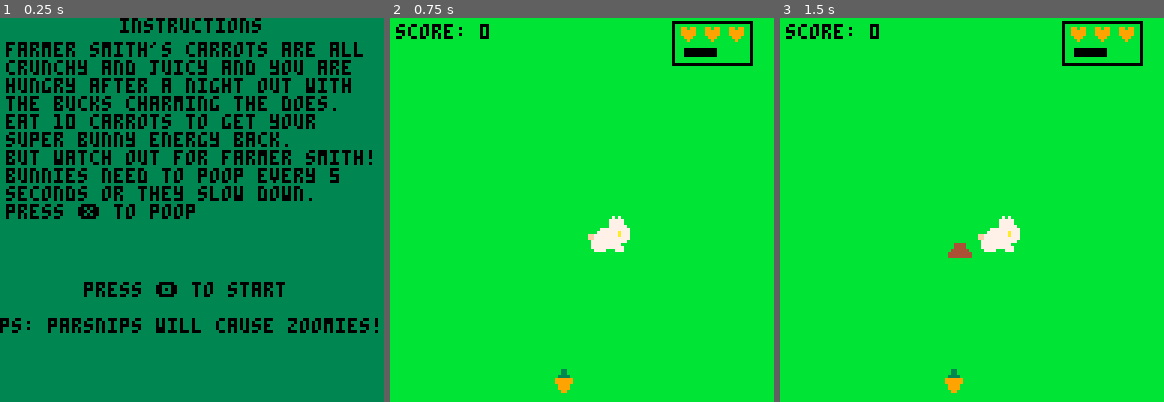
Above: before the commit, frames 1-3 (left to right).
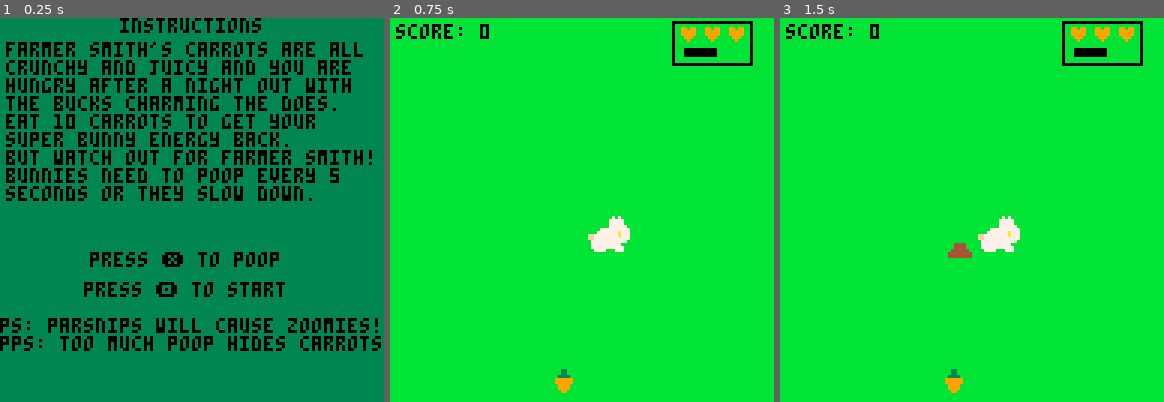
Above: after the commit, the same moments.

Repository: megamitts/megamitts
Game: PICO-8 cartridge bunnypoo.p8
Same seed, same stepped clock (60 frames per second), same inputs: the game is played once before the commit and once after it.
Inputs:
- Up to frame 1 (0.25 s): no input
- Up to frame 2 (0.75 s): tap X (X key) at 0.33 s; tap O (Z key) at 0.7 s
- Up to frame 3 (1.5 s): tap X (X key) at 1.07 s

The runs differ from the first frame. In frame 1, 3.2% of the frame differs, in the area x 0-100%, y 48-87%; in frame 2, nothing differs; in frame 3, nothing differs.

Commit message:
Add files via upload

Diff:
--- a/bunnypoo.p8
+++ b/bunnypoo.p8
@@ -495,9 +495,10 @@
 print("bunnies need to poop every 5")
 print("seconds or they slow down.")
 
-print("press ❎ to poop")
+print("press ❎ to poop", 30, 78, 0)
 print("press 🅾️ to start", 28, 88,0)
 print("ps: parsnips will cause zoomies!", 0, 100, 0)
+print("pps: too much poop hides carrots!")
 repeat
   flip()
 until btn(4)
